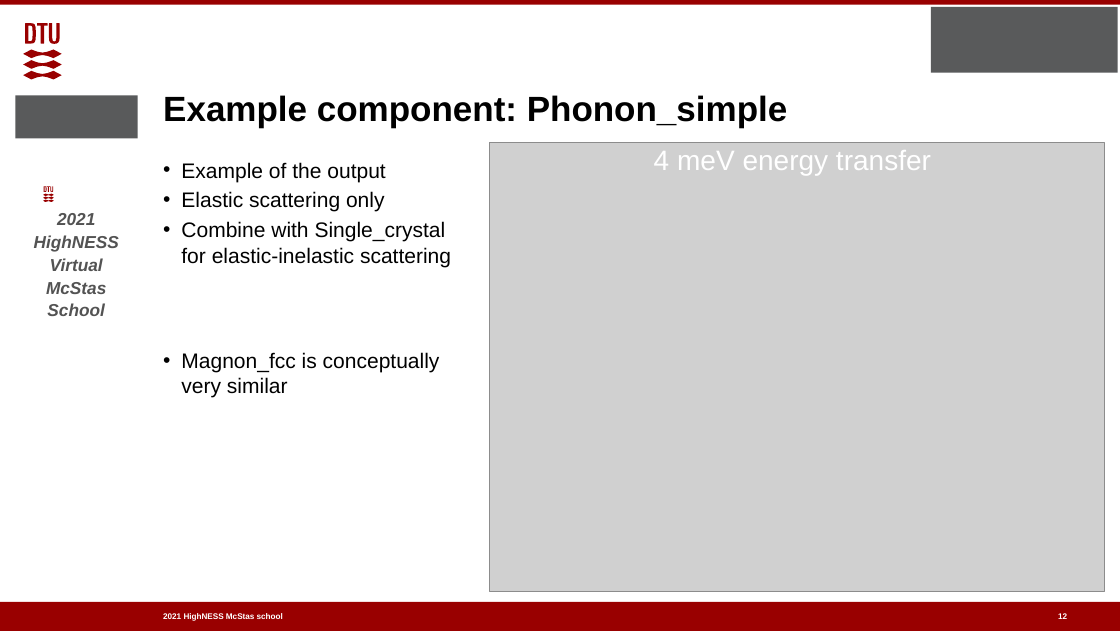
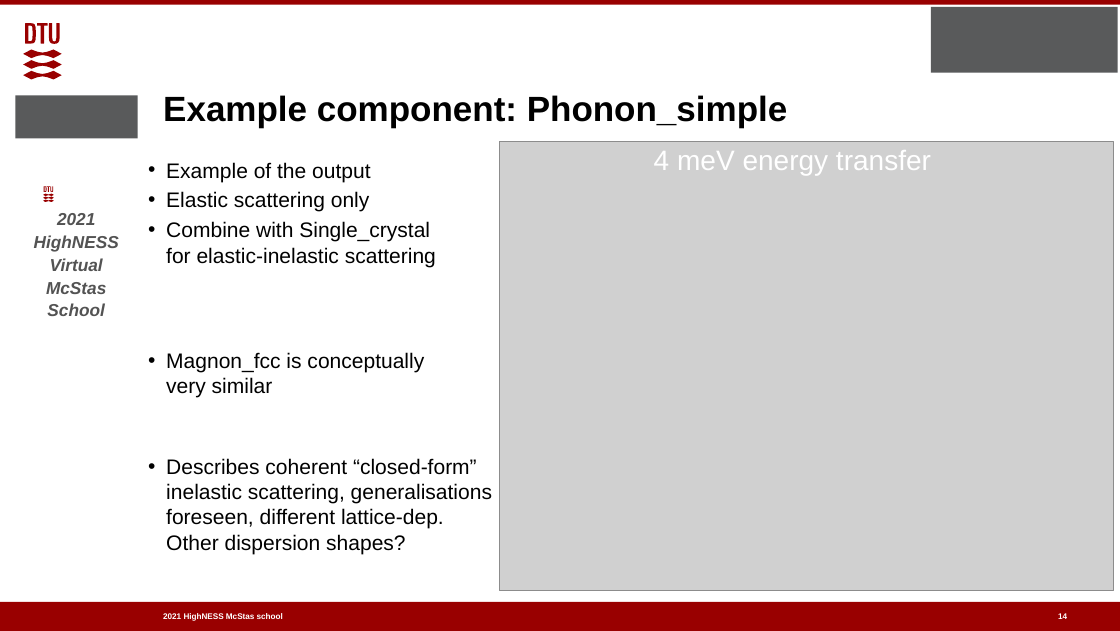
Before and after one commit to McStasMcXtrace/Schools, a slide deck: slide 14 of ESS_May_2021/Thursday_May_6th/2_Samples_II/More_samples.pptx (slide 12 before the commit). Drawn at 1120x631 pixels with LibreOffice and Linux fonts; fonts in the diff are those of the drawing; grey boxes stand for pictures; background and template pictures are left out. Boxes give left, top, right and bottom in pixels: in the first picture for what was removed or moved away, otherwise in the second. Text is boxed around its words. In the diff, an @@ line names an element or a change of style, - is before the commit and + after.

```diff
--- a/ESS_May_2021/Thursday_May_6th/2_Samples_II/More_samples.pptx
+++ b/ESS_May_2021/Thursday_May_6th/2_Samples_II/More_samples.pptx
@@ picture: place and size @@
-picture at [489, 142, 1104, 591]
+picture at [499, 141, 1114, 590]
@@ text "Example of the output": place and size @@
-text "Example of the output" at [181, 162, 451, 398]
+text "Example of the output" at [166, 162, 492, 554]
@@ text at [166, 458, 492, 554]: paragraph added @@
+• Describes coherent “closed-form”
+  inelastic scattering, generalisations
+  foreseen, different lattice-dep.
+  Other dispersion shapes?
@@ page number at [1058, 613, 1067, 619]: text changed @@
-12
+14
```
Also in this commit, not shown: 3 other slides changed, 2 slides added, 2 other files.
